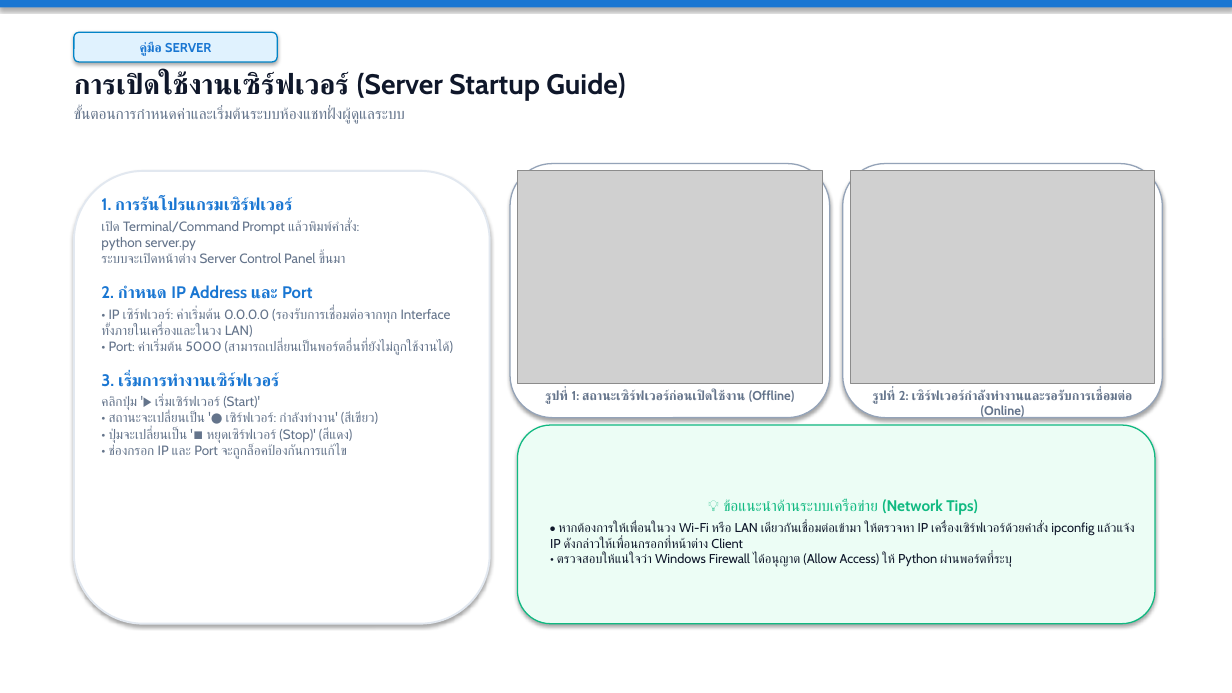
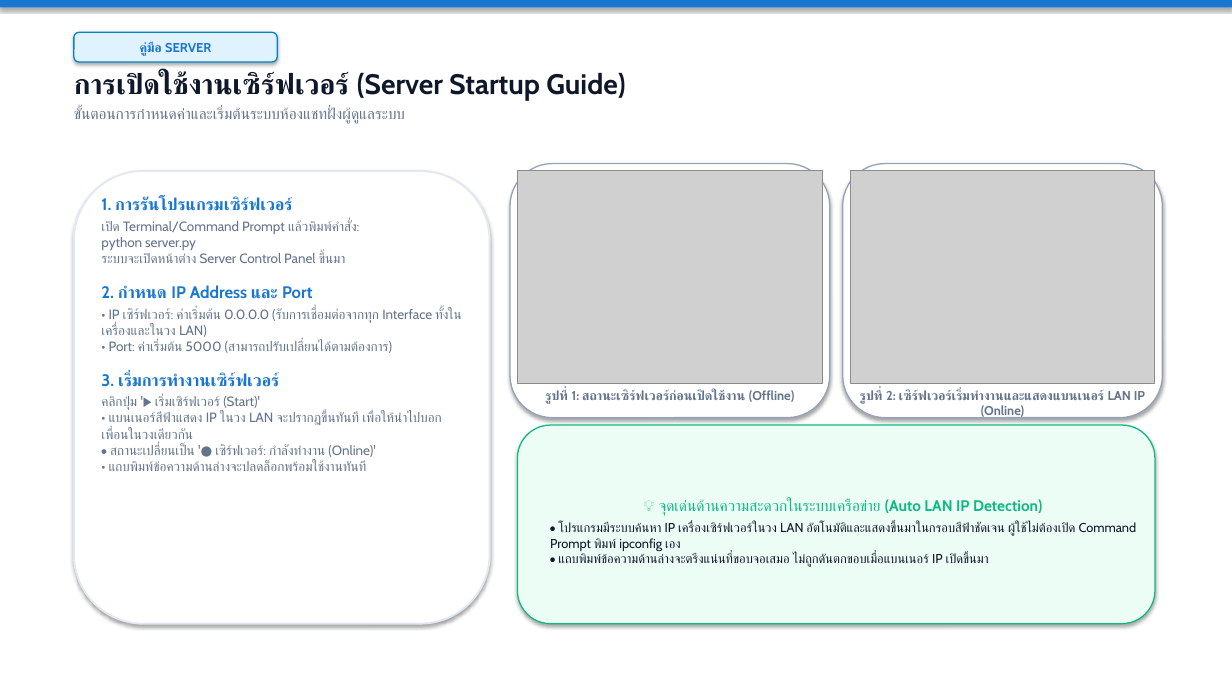
Before and after one commit to jetsada117/network-chat-project, a slide deck: slide 2 of Chat_Application_Manual.pptx (slide 5 before the commit). Drawn at 1232x693 pixels with LibreOffice and Linux fonts; fonts in the diff are those of the drawing; grey boxes stand for pictures. Boxes give left, top, right and bottom in pixels: in the first picture for what was removed or moved away, otherwise in the second. Text is boxed around its words. In the diff, an @@ line names an element or a change of style, - is before the commit and + after.

```diff
--- a/Chat_Application_Manual.pptx
+++ b/Chat_Application_Manual.pptx
@@ text at [101, 308, 462, 353]: text changed @@
-• IP เซิร์ฟเวอร์: ค่าเริ่มต้น 0.0.0.0 (รองรับการเชื่อมต่อจากทุก Interface ทั้งภายในเครื่องและในวง LAN)
-• Port: ค่าเริ่มต้น 5000 (สามารถเปลี่ยนเป็นพอร์ตอื่นที่ยังไม่ถูกใช้งานได้)
+• IP เซิร์ฟเวอร์: ค่าเริ่มต้น 0.0.0.0 (รับการเชื่อมต่อจากทุก Interface ทั้งในเครื่องและในวง LAN)
+• Port: ค่าเริ่มต้น 5000 (สามารถปรับเปลี่ยนได้ตามต้องการ)
@@ text at [860, 389, 1145, 419]: text changed @@
-รูปที่ 2: เซิร์ฟเวอร์กำลังทำงานและรอรับการเชื่อมต่อ (Online)
+รูปที่ 2: เซิร์ฟเวอร์เริ่มทำงานและแสดงแบนเนอร์ LAN IP (Online)
@@ text at [101, 396, 442, 471]: text changed @@
-คลิกปุ่ม '▶ เริ่มเซิร์ฟเวอร์ (Start)'
-• สถานะจะเปลี่ยนเป็น '● เซิร์ฟเวอร์: กำลังทำงาน' (สีเขียว)
-• ปุ่มจะเปลี่ยนเป็น '⏹ หยุดเซิร์ฟเวอร์ (Stop)' (สีแดง)
-• ช่องกรอก IP และ Port จะถูกล็อคป้องกันการแก้ไข
+คลิกปุ่ม '▶ เริ่มเซิร์ฟเวอร์ (Start)'
+• แบนเนอร์สีฟ้าแสดง IP ในวง LAN จะปรากฏขึ้นทันที เพื่อให้นำไปบอกเพื่อนในวงเดียวกัน
+• สถานะเปลี่ยนเป็น '● เซิร์ฟเวอร์: กำลังทำงาน (Online)'
+• แถบพิมพ์ข้อความด้านล่างจะปลดล็อกพร้อมใช้งานทันที
@@ text in rounded rectangle at [550, 499, 1137, 567]: text changed @@
-💡 ข้อแนะนำด้านระบบเครือข่าย (Network Tips)
-• หากต้องการให้เพื่อนในวง Wi-Fi หรือ LAN เดียวกันเชื่อมต่อเข้ามา ให้ตรวจหา IP เครื่องเซิร์ฟเวอร์ด้วยคำสั่ง ipconfig แล้วแจ้ง IP ดังกล่าวให้เพื่อนกรอกที่หน้าต่าง Client
-• ตรวจสอบให้แน่ใจว่า Windows Firewall ได้อนุญาต (Allow Access) ให้ Python ผ่านพอร์ตที่ระบุ
+💡 จุดเด่นด้านความสะดวกในระบบเครือข่าย (Auto LAN IP Detection)
+• โปรแกรมมีระบบค้นหา IP เครื่องเซิร์ฟเวอร์ในวง LAN อัตโนมัติและแสดงขึ้นมาในกรอบสีฟ้าชัดเจน ผู้ใช้ไม่ต้องเปิด Command Prompt พิมพ์ ipconfig เอง
+• แถบพิมพ์ข้อความด้านล่างจะตรึงแน่นที่ขอบจอเสมอ ไม่ถูกดันตกขอบเมื่อแบนเนอร์ IP เปิดขึ้นมา
```
Also in this commit, not shown: 8 other slides changed, 5 slides removed, 22 other files.
